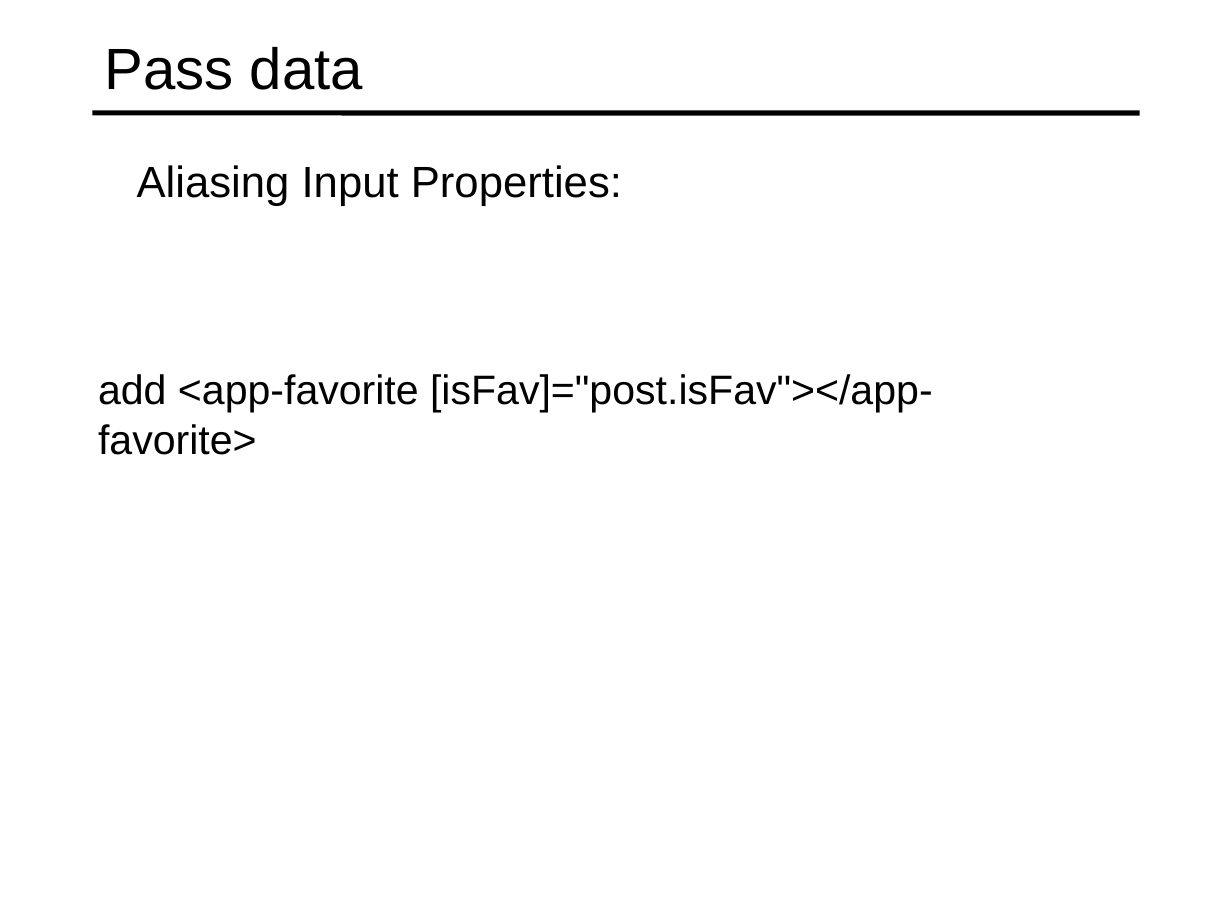
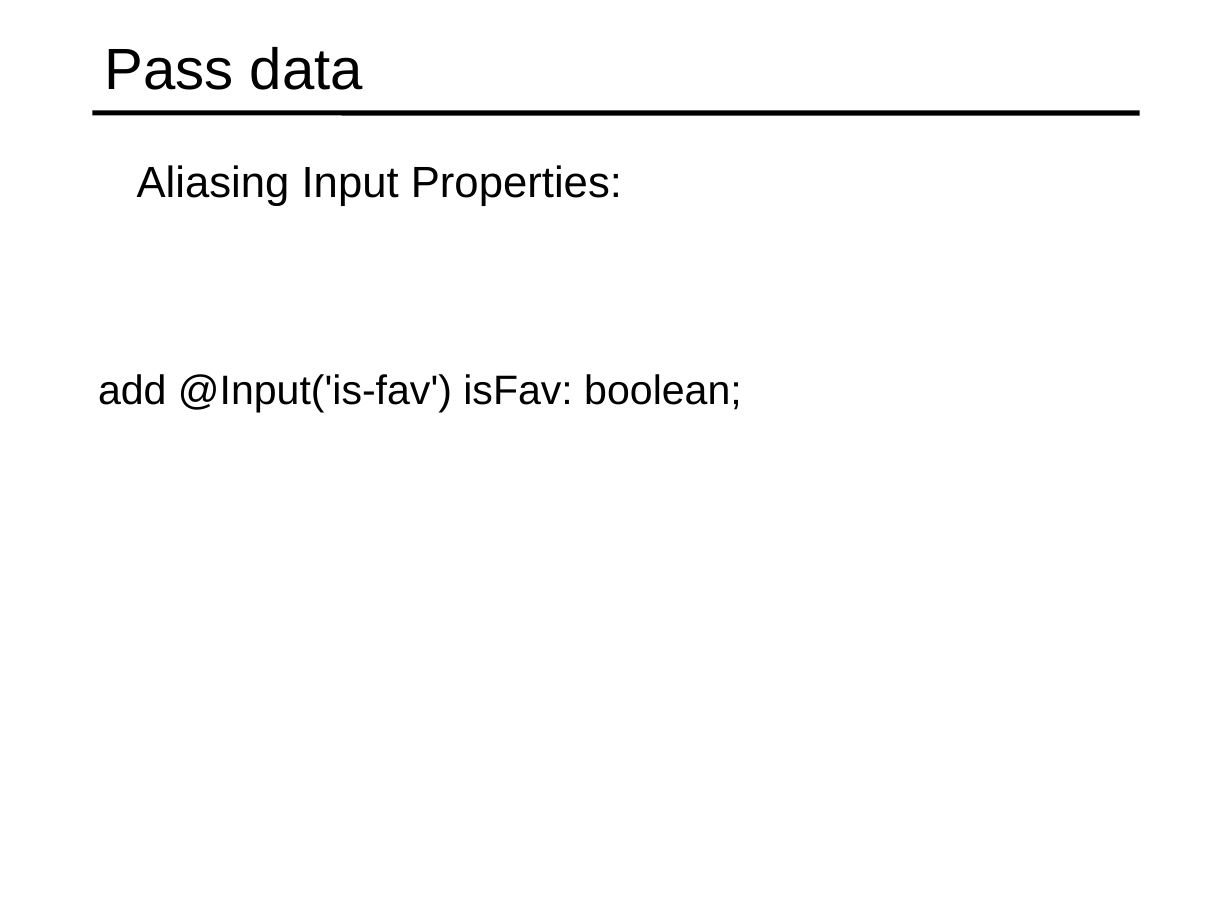
Before and after one commit to specter01wj/Jago_Link_Training, a slide deck: slide 5 of Angular/Angular7/Angular Advanced Course/Essentials/3.Building Re-usable Components/L3_Building Re-usable Components.ppt. Drawn at 1232x924 pixels with LibreOffice and Linux fonts; fonts in the diff are those of the drawing. Boxes give left, top, right and bottom in pixels: in the first picture for what was removed or moved away, otherwise in the second. Text is boxed around its words. In the diff, an @@ line names an element or a change of style, - is before the commit and + after.

```diff
--- a/Angular/Angular7/Angular Advanced Course/Essentials/3.Building Re-usable Components/L3_Building Re-usable Components.ppt
+++ b/Angular/Angular7/Angular Advanced Course/Essentials/3.Building Re-usable Components/L3_Building Re-usable Components.ppt
@@ text at (98, 374, 742, 413): text changed @@
-  add <app-favorite [isFav]="post.isFav"></app-favorite>
+  add @Input('is-fav') isFav: boolean;
```
Also in this commit, not shown: 1 other file.
